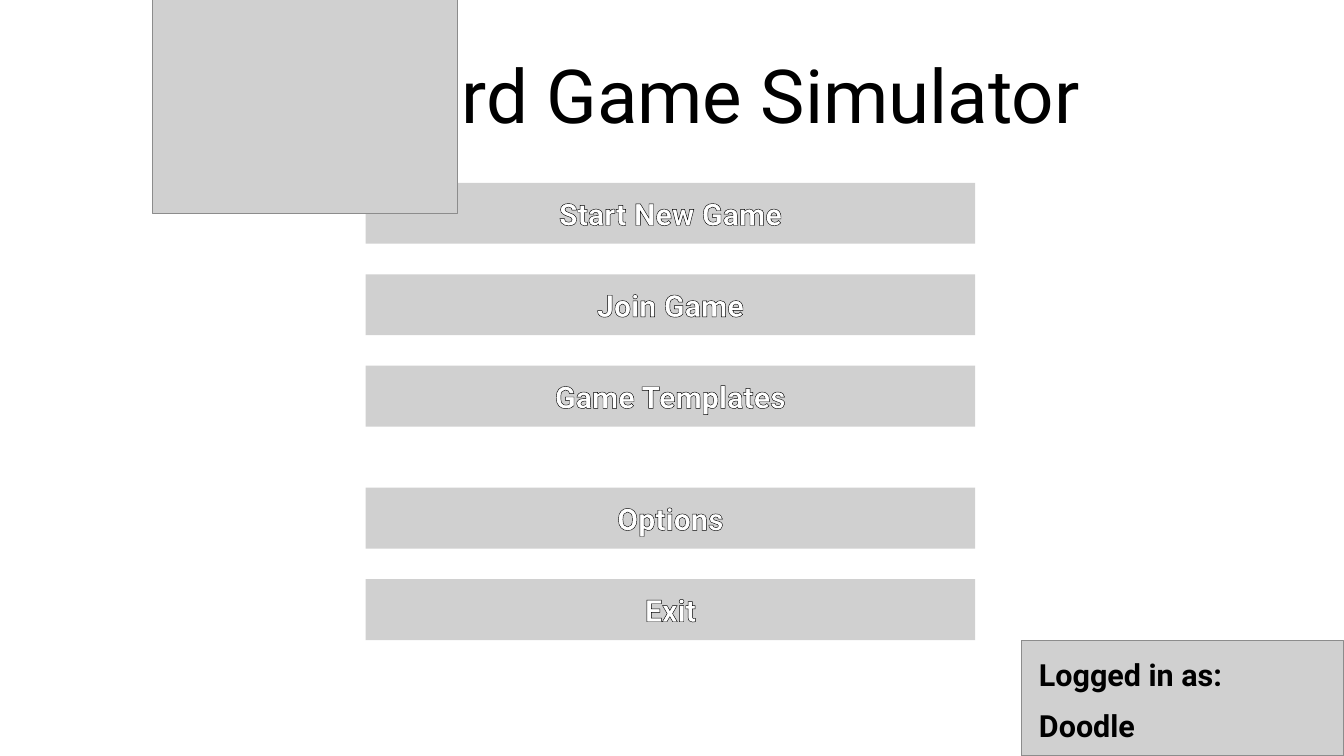
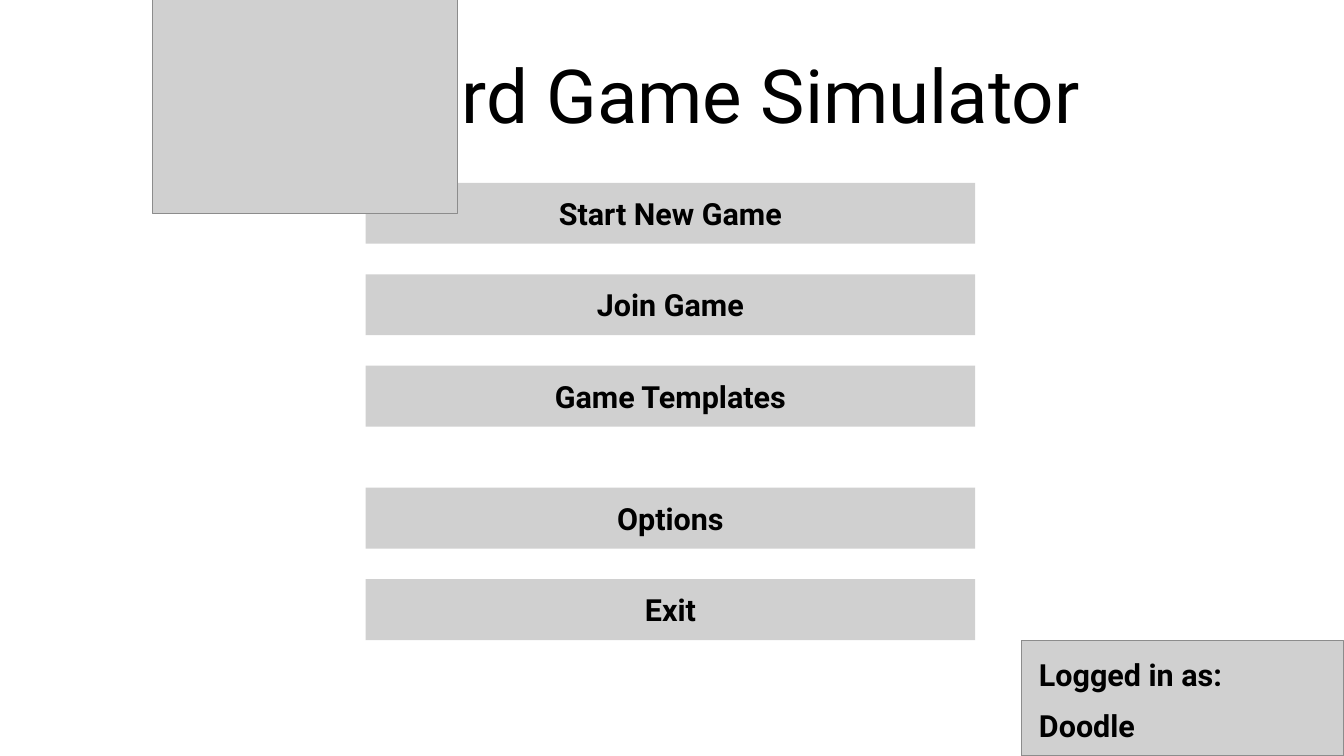
Before and after one commit to NyaaDoodle/card-game-simulator, a slide deck: slide 1 of Documents/Proposal Screen Sketches.odp. Drawn at 1344x756 pixels with LibreOffice and Linux fonts; fonts in the diff are those of the drawing; grey boxes stand for pictures; background and template pictures are left out. Boxes give left, top, right and bottom in pixels: in the first picture for what was removed or moved away, otherwise in the second. Text is boxed around its words. In the diff, an @@ line names an element or a change of style, - is before the commit and + after.

```diff
--- a/Documents/Proposal Screen Sketches.odp
+++ b/Documents/Proposal Screen Sketches.odp
@@ text colour #FFFFFF to #000000, letter outline #000000 0.75 pt to none in 5 elements at <box>366,183,976,244</box>, <box>366,274,976,335</box>, <box>366,366,976,427</box>, <box>366,488,976,549</box>, <box>366,579,976,640</box> @@
```
Also in this commit, not shown: 3 other files.
